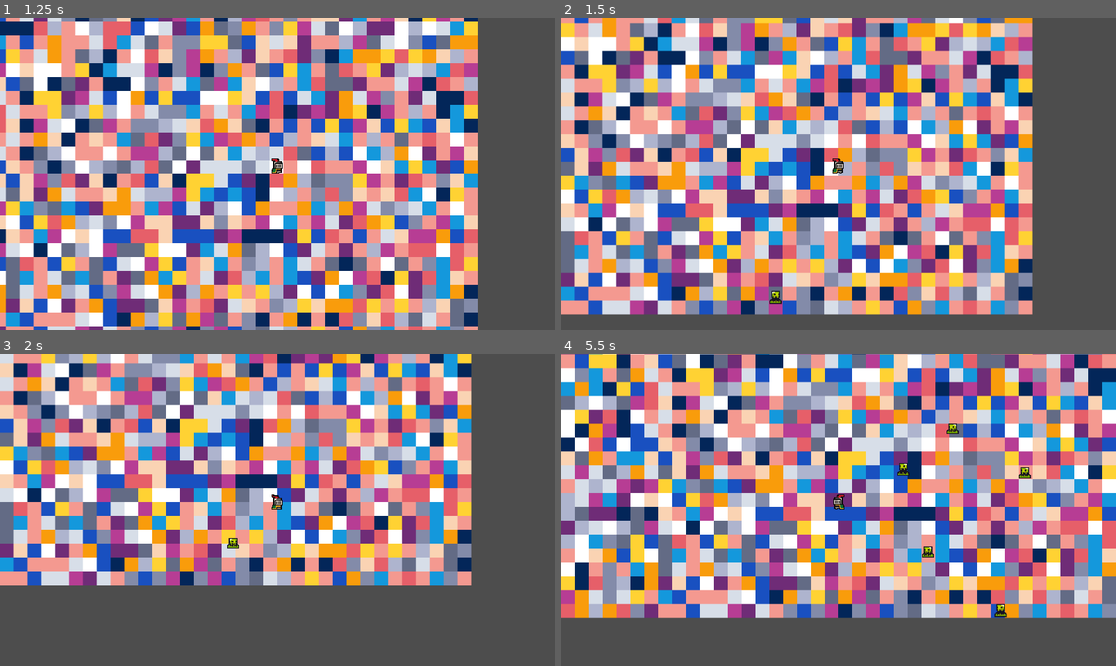
Above: before the commit, frames 1-4 (two rows, left to right).
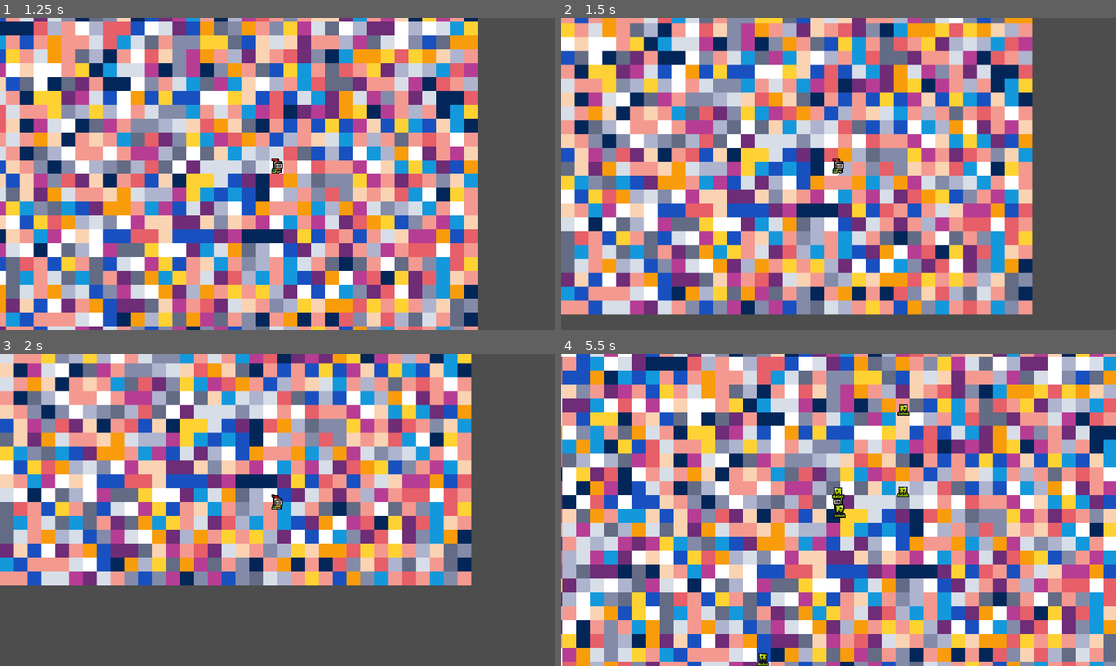
Above: after the commit, the same moments.

Repository: osLeonardo/TimeSurvivalGame
Game: Godot game, scene res://scenes/game/game.tscn
The game is run twice, just before and just after one commit, with the same random seed, the same clock (stepped at 60 frames per second) and the same inputs.
Inputs:
- Up to frame 1 (1.25 s): tap Enter at 0.5 s; hold D (move_right) from 0.53 s (still down)
- Up to frame 2 (1.5 s): release D (move_right) at 1.28 s; hold S (move_down) from 1.28 s (still down)
- Up to frame 3 (2 s): keep holding S (move_down)
- Up to frame 4 (5.5 s): release S (move_down) at 2.03 s; hold D (move_right) 2.03-2.78 s; hold W (move_up) 2.78-3.53 s; hold A (move_left) 3.53-5.03 s; hold S (move_down) from 5.03 s (still down)

Frame 1 is identical in both runs. In frame 2, less than 0.1% of the frame differs, in the area x 37-40%, y 87-92%; in frame 3, less than 0.1%; in frame 4, 94%, in the area x 0-100%, y 0-100%.

Commit message:
enemy spawn logic refactoring

Diff:
--- /dev/null
+++ b/scenes/enemies/enemy_spawner.gd
@@ -0,0 +1,92 @@
+extends Node
+
+var rng = RandomNumberGenerator.new()
+var route = "res://scenes/enemies/"
+
+enum EnemyType {
+	GREEN_SLIME,
+	PURPLE_SLIME
+}
+
+var spawn_rules = {
+	0: [
+		{ "enemy": EnemyType.GREEN_SLIME, "count": 1, "pattern": "single" }
+	],
+	1: [
+		{ "enemy": EnemyType.GREEN_SLIME, "count": 2, "pattern": "line" },
+		{ "enemy": EnemyType.PURPLE_SLIME, "count": 1, "pattern": "single" }
+	],
+	2: [
+		{ "enemy": EnemyType.GREEN_SLIME, "count": 9, "pattern": "square" },
+		{ "enemy": EnemyType.PURPLE_SLIME, "count": 3, "pattern": "line" }
+	]
+}
+
+func _spawn_enemy(enemy_level: int, player: Node) -> void:
+	rng.randomize()
+
+	player.get_node("player/camera/Path2D/PathFollow2D").progress = rng.randi_range(0, 2112)
+	var spawn_position = player.get_node("player/camera/Path2D/PathFollow2D/Marker2D").global_position
+	var available_spawns = spawn_rules[enemy_level]
+	var spawn_choice = available_spawns[randi() % available_spawns.size()]
+	var enemy_type = spawn_choice["enemy"]
+	var count = spawn_choice["count"]
+	var pattern = spawn_choice["pattern"]
+
+	match pattern:
+		"single":
+			spawn_single_enemy(spawn_position, enemy_type, player)
+		"line":
+			spawn_line_of_enemies(spawn_position, enemy_type, count, player)
+		"square":
+			spawn_square_of_enemies(spawn_position, enemy_type, count, player)
+		"arrow":
+			spawn_arrow_of_enemies(spawn_position, enemy_type, count, player)
+
+func spawn_single_enemy(spawn_position: Vector2, enemy_type: int, player: Node) -> void:
+	var enemy_instance = create_enemy_instance(enemy_type)
+	if enemy_instance:
+		enemy_instance.global_position = spawn_position
+		player.add_child(enemy_instance)
+
+func spawn_line_of_enemies(spawn_position: Vector2, enemy_type: int, count: int, player: Node) -> void:
+	var spacing = 30
+	for i in range(count):
+		var enemy_instance = create_enemy_instance(enemy_type)
+		if enemy_instance:
+			enemy_instance.global_position = spawn_position + Vector2(i * spacing, 0)
+			player.add_child(enemy_instance)
+
+func spawn_square_of_enemies(spawn_position: Vector2, enemy_type: int, count: int, player: Node) -> void:
+	var grid_size = int(sqrt(count))
+	var spacing = 30
+	var offset = Vector2(-spacing * (grid_size / 2), -spacing * (grid_size / 2))
+
+	for i in range(count):
+		var row = i / grid_size
+		var col = i % grid_size
+		var enemy_instance = create_enemy_instance(enemy_type)
+		if enemy_instance:
+			enemy_instance.global_position = spawn_position + offset + Vector2(col * spacing, row * spacing)
+			player.add_child(enemy_instance)
+
+func spawn_arrow_of_enemies(spawn_position: Vector2, enemy_type: int, count: int, player: Node) -> void:
+	var spacing = 30
+	var direction = Vector2(1, 0)
+	var angle_variation = 15
+
+	for i in range(count):
+		var enemy_instance = create_enemy_instance(enemy_type)
+		if enemy_instance:
+			var offset = Vector2(i * spacing, (sin(i * 0.5) * angle_variation))
+			enemy_instance.global_position = spawn_position + offset
+			player.add_child(enemy_instance)
+
+func create_enemy_instance(enemy_type: int) -> Node2D:
+	match enemy_type:
+		EnemyType.GREEN_SLIME:
+			return load(route + "green_slime/green_slime.tscn").instantiate()
+		EnemyType.PURPLE_SLIME:
+			return load(route + "purple_slime/purple_slime.tscn").instantiate()
+		_:
+			return null
--- a/scenes/game/game.gd
+++ b/scenes/game/game.gd
@@ -1,21 +1,18 @@
 extends Node2D
 
 var rng = RandomNumberGenerator.new()
-
-var route = "res://scenes/enemies/"
-var ENEMY = load(route + "green_slime/green_slime.tscn")
+var enemy_spawner : Node
+var enemy_level = 0
 
 func _ready() -> void:
 	randomize()
+	enemy_spawner = preload("res://scenes/enemies/enemy_spawner.gd").new()
+	add_child(enemy_spawner)
+
+func _on_enemy_level_up_timeout() -> void:
+	if enemy_level < 2:
+		enemy_level += 1
+		print("level up")
 
 func _on_spawn_timer_timeout() -> void:
-	rng.randomize()
-
-	$player/camera/Path2D/PathFollow2D.progress = rng.randi_range(0, 2112)
-	var instance = ENEMY.instantiate()
-
-	instance.global_position = $player/camera/Path2D/PathFollow2D/Marker2D.global_position
-	add_child(instance)
-
-func _on_enemy_level_up_timeout() -> void:
-	ENEMY = load(route + "purple_slime/purple_slime.tscn")
+	enemy_spawner._spawn_enemy(enemy_level, self)
Not shown, added: scenes/enemies/enemy_spawner.gd.uid
Not shown: 1 places in scenes/player/player.tscn that only renumber resources
